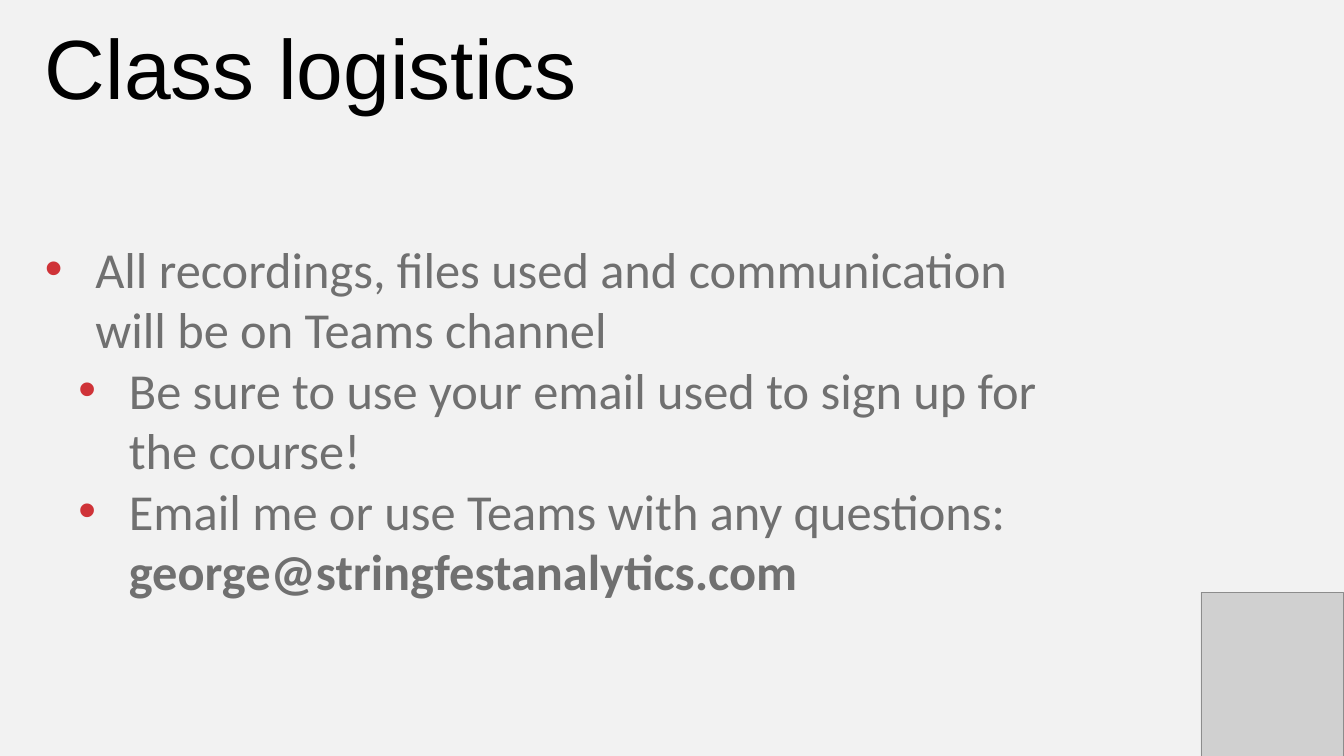
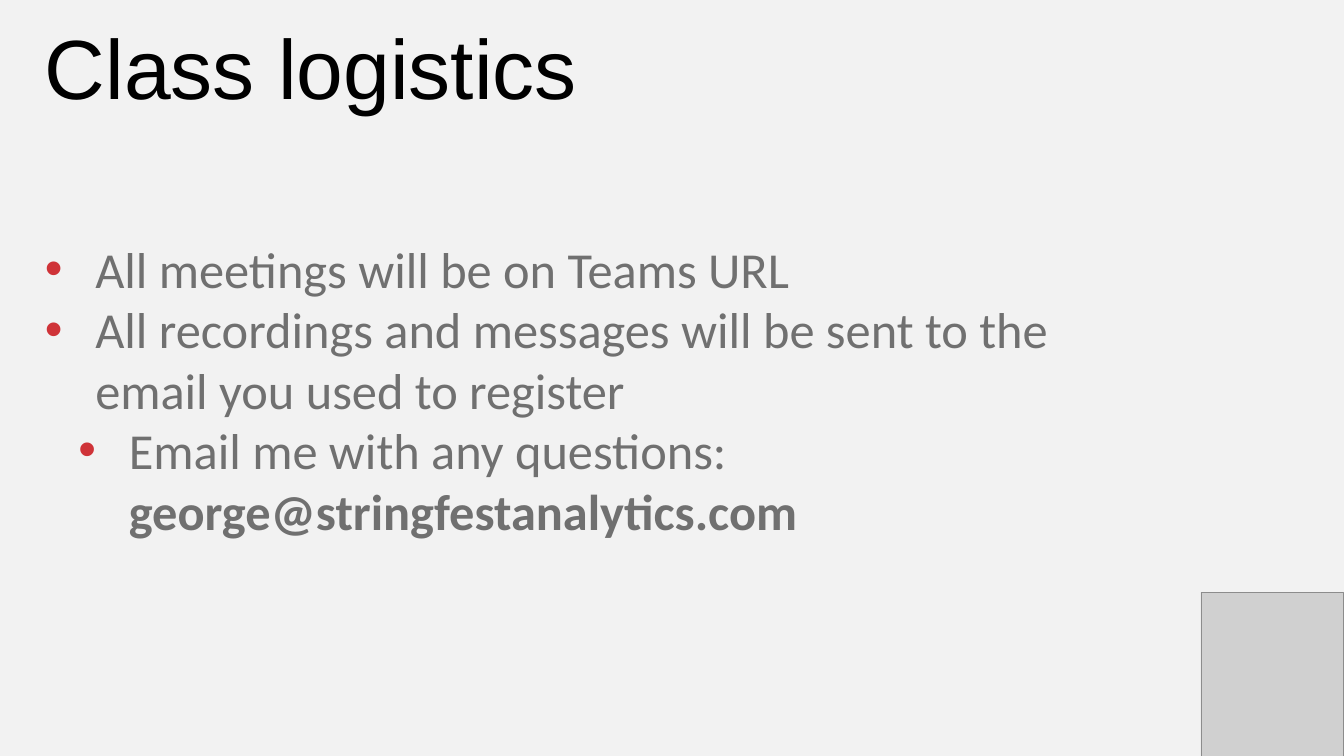
Before and after one commit to stringfestdata/ai-for-excel-in-a-week, a slide deck: slide 4 of day-1-power-bi-dataverse/day-1-power-bi-dataverse.pptx. Drawn at 1344x756 pixels with LibreOffice and Linux fonts; fonts in the diff are those of the drawing; grey boxes stand for pictures. Boxes give left, top, right and bottom in pixels: in the first picture for what was removed or moved away, otherwise in the second. Text is boxed around its words. In the diff, an @@ line names an element or a change of style, - is before the commit and + after.

```diff
--- a/day-1-power-bi-dataverse/day-1-power-bi-dataverse.pptx
+++ b/day-1-power-bi-dataverse/day-1-power-bi-dataverse.pptx
@@ text at [95,253,1047,539]: text changed @@
-• All recordings, files used and communication will be on Teams channel
-  • Be sure to use your email used to sign up for the course!
-  • Email me or use Teams with any questions: george@stringfestanalytics.com
+• All meetings will be on Teams URL
+• All recordings and messages will be sent to the email you used to register
+  • Email me with any questions: george@stringfestanalytics.com
```
Also in this commit, not shown: 2 other files.
